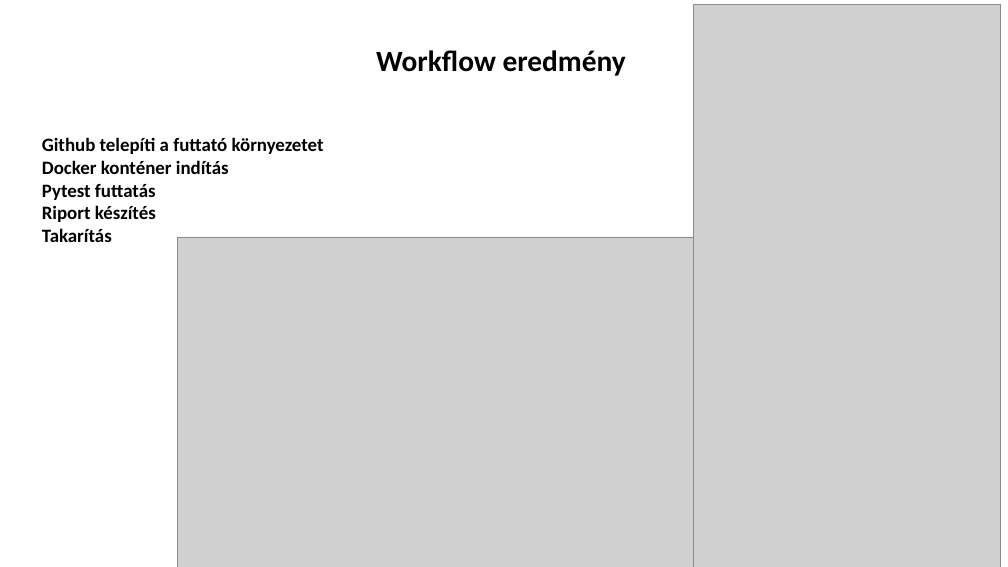
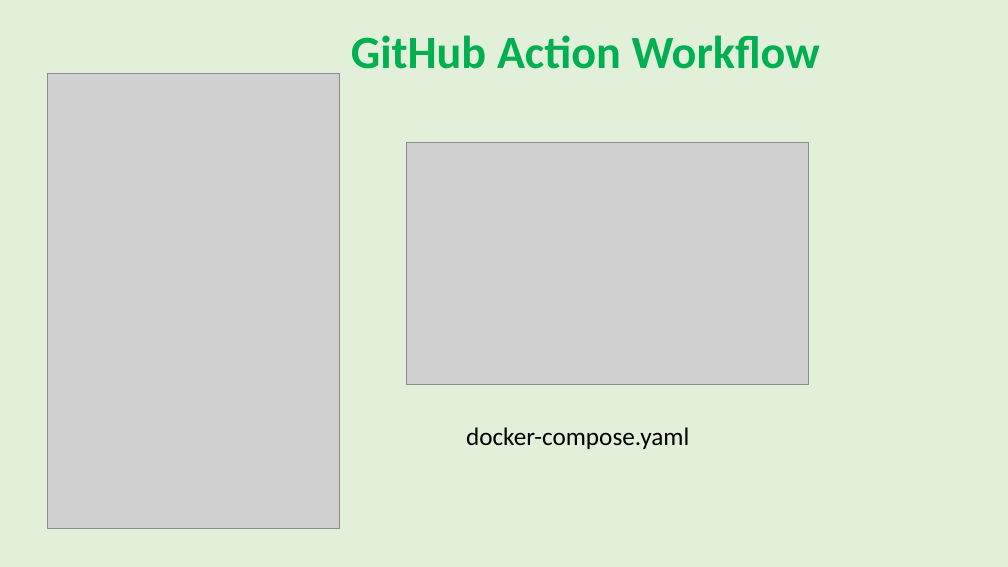
Before and after one commit to Mirkics/conduit, a slide deck: slide 3 of docs/Presentation_Conduit_Opre_Erika.pptx. Drawn at 1008x567 pixels with LibreOffice and Linux fonts; fonts in the diff are those of the drawing; grey boxes stand for pictures. Boxes give left, top, right and bottom in pixels: in the first picture for what was removed or moved away, otherwise in the second. Text is boxed around its words. In the diff, an @@ line names an element or a change of style, - is before the commit and + after.

```diff
--- a/docs/Presentation_Conduit_Opre_Erika.pptx
+++ b/docs/Presentation_Conduit_Opre_Erika.pptx
@@ background #FFFFFF to #E2F0D9 @@
@@ picture removed at bbox=[693, 5, 1000, 567] @@
@@ title at bbox=[351, 35, 820, 69]: text changed; size 28 to 44 pt; text colour #000000 to #00B050 @@
-Workflow eredmény
+GitHub Action Workflow
@@ picture added at bbox=[48, 73, 340, 529] @@
@@ text removed at bbox=[42, 137, 324, 242] @@
-Github telepíti a futtató környezetet
-Docker konténer indítás
-Pytest futtatás
-Riport készítés
-Takarítás
@@ picture added at bbox=[407, 143, 809, 385] @@
@@ picture removed at bbox=[178, 237, 693, 567] @@
@@ subtitle added at bbox=[466, 427, 689, 449], 24 pt, text #000000 @@
+docker-compose.yaml
```
Also in this commit, not shown: 4 other slides changed.
